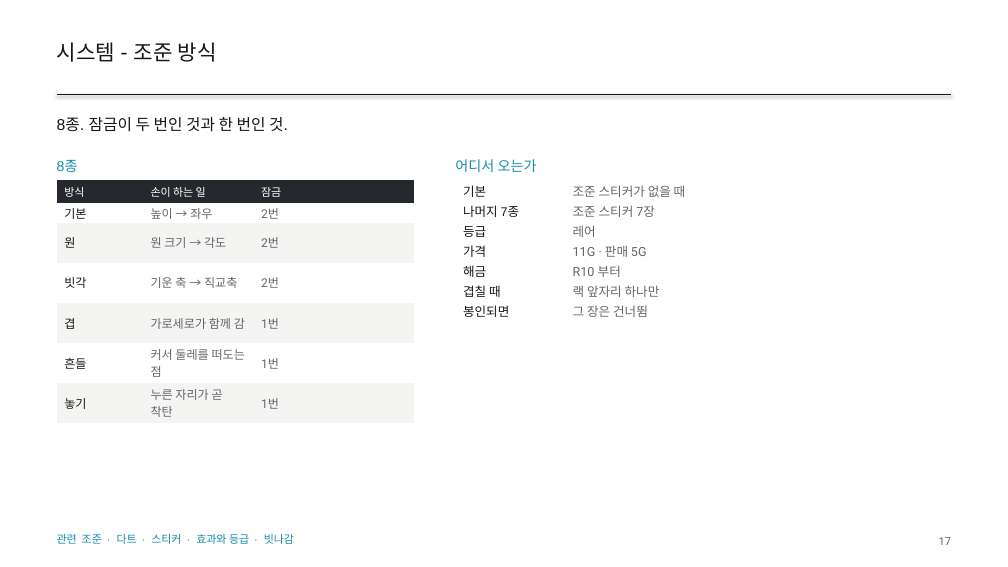
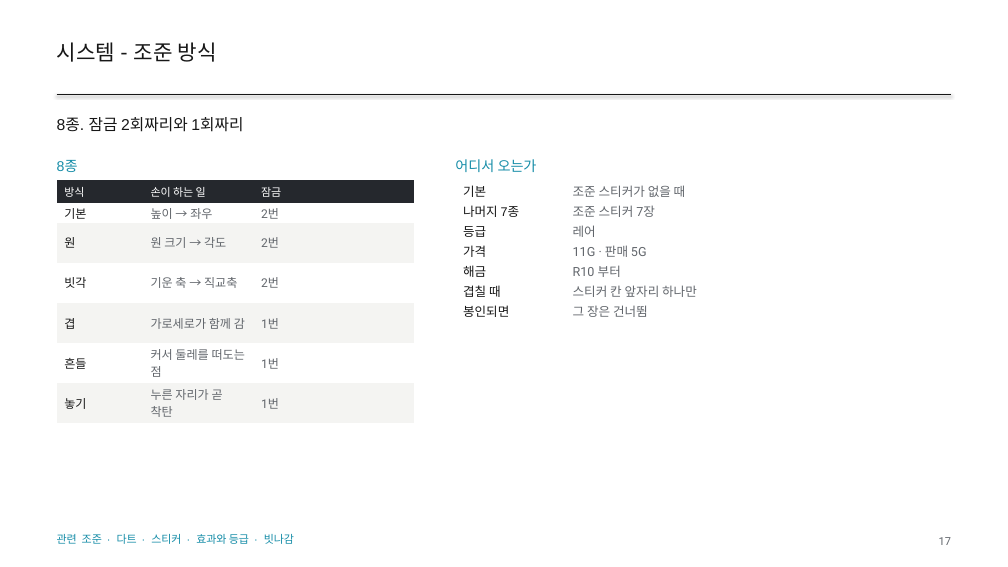
Before and after one commit to GGbong69/test-03, a slide deck: slide 17 of docs/HIGHTONE_기획서.pptx. Drawn at 1008x567 pixels with LibreOffice and Linux fonts; fonts in the diff are those of the drawing. Boxes give left, top, right and bottom in pixels: in the first picture for what was removed or moved away, otherwise in the second. Text is boxed around its words. In the diff, an @@ line names an element or a change of style, - is before the commit and + after.

```diff
--- a/docs/HIGHTONE_기획서.pptx
+++ b/docs/HIGHTONE_기획서.pptx
@@ text at [57,117,243,132]: text changed @@
-8종. 잠금이 두 번인 것과 한 번인 것.
+8종. 잠금 2회짜리와 1회짜리
@@ table at [456,180,813,321] @@
-row 6, column 2: 랙 앞자리 하나만
+row 6, column 2: 스티커 칸 앞자리 하나만
```
Also in this commit, not shown: 37 other slides changed, 3 other files.
